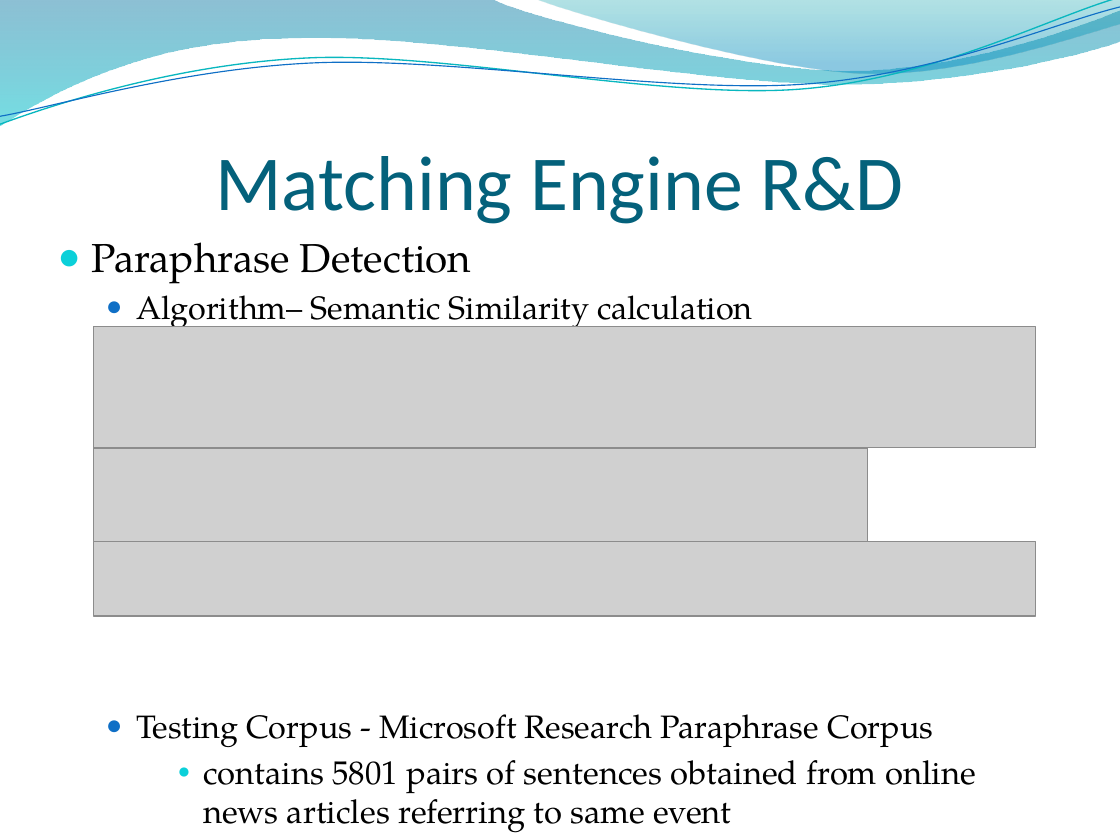
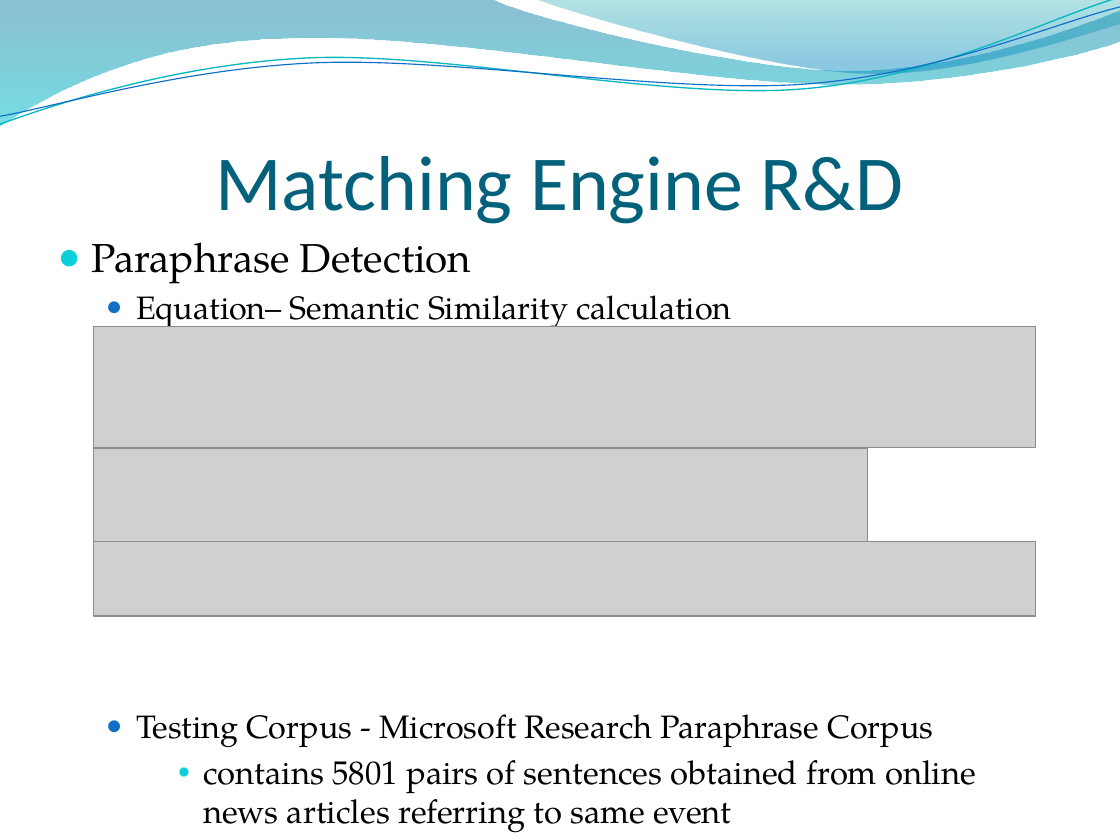
Before and after one commit to rohan501206/project-plagiabust, a slide deck: slide 27 of project docs/Final Presentation.pptx (slide 26 before the commit). Drawn at 1120x840 pixels with LibreOffice and Linux fonts; fonts in the diff are those of the drawing; grey boxes stand for pictures; background and template pictures are left out. Boxes give left, top, right and bottom in pixels: in the first picture for what was removed or moved away, otherwise in the second. Text is boxed around its words. In the diff, an @@ line names an element or a change of style, - is before the commit and + after.

```diff
--- a/project docs/Final Presentation.pptx
+++ b/project docs/Final Presentation.pptx
@@ text at (136,295,732,332): text changed @@
-  ● Algorithm– Semantic Similarity calculation
+  ● Equation– Semantic Similarity calculation
```
Also in this commit, not shown: 6 other slides changed, 1 slide added.
